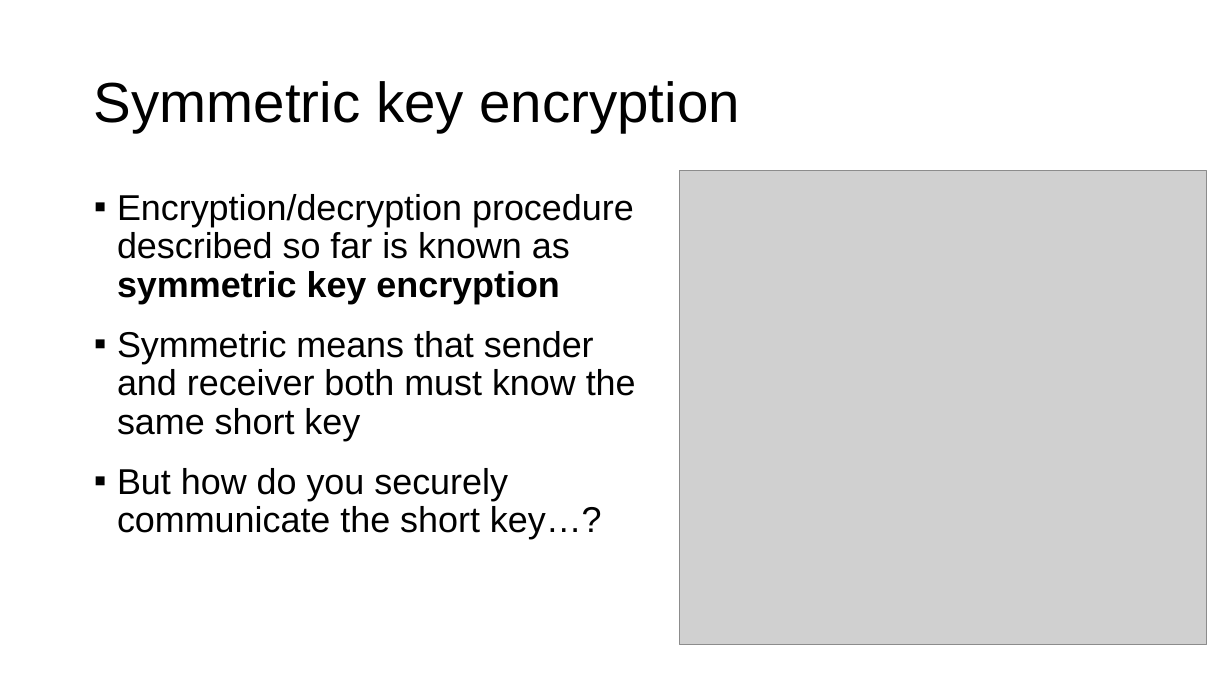
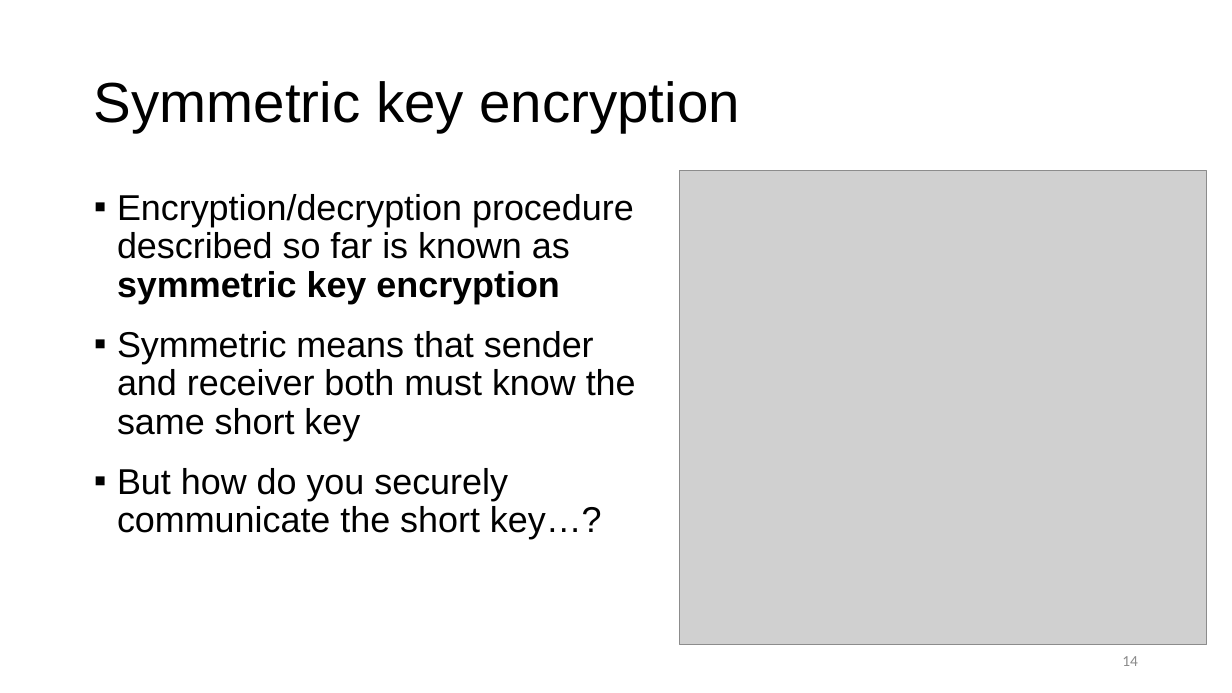
Before and after one commit to sarttiso/digital-security, a slide deck: slide 14 of digital_security_strikeU.pptx (slide 11 before the commit). Drawn at 1232x693 pixels with LibreOffice and Linux fonts; fonts in the diff are those of the drawing; grey boxes stand for pictures. Boxes give left, top, right and bottom in pixels: in the first picture for what was removed or moved away, otherwise in the second. Text is boxed around its words. In the diff, an @@ line names an element or a change of style, - is before the commit and + after.

```diff
--- a/digital_security_strikeU.pptx
+++ b/digital_security_strikeU.pptx
@@ page number added at box(1122, 656, 1138, 666), 12 pt, text #8C8C8C @@
+14
```
Also in this commit, not shown: 17 other slides changed, 11 slides added, 1 slide removed, 8 other files.
